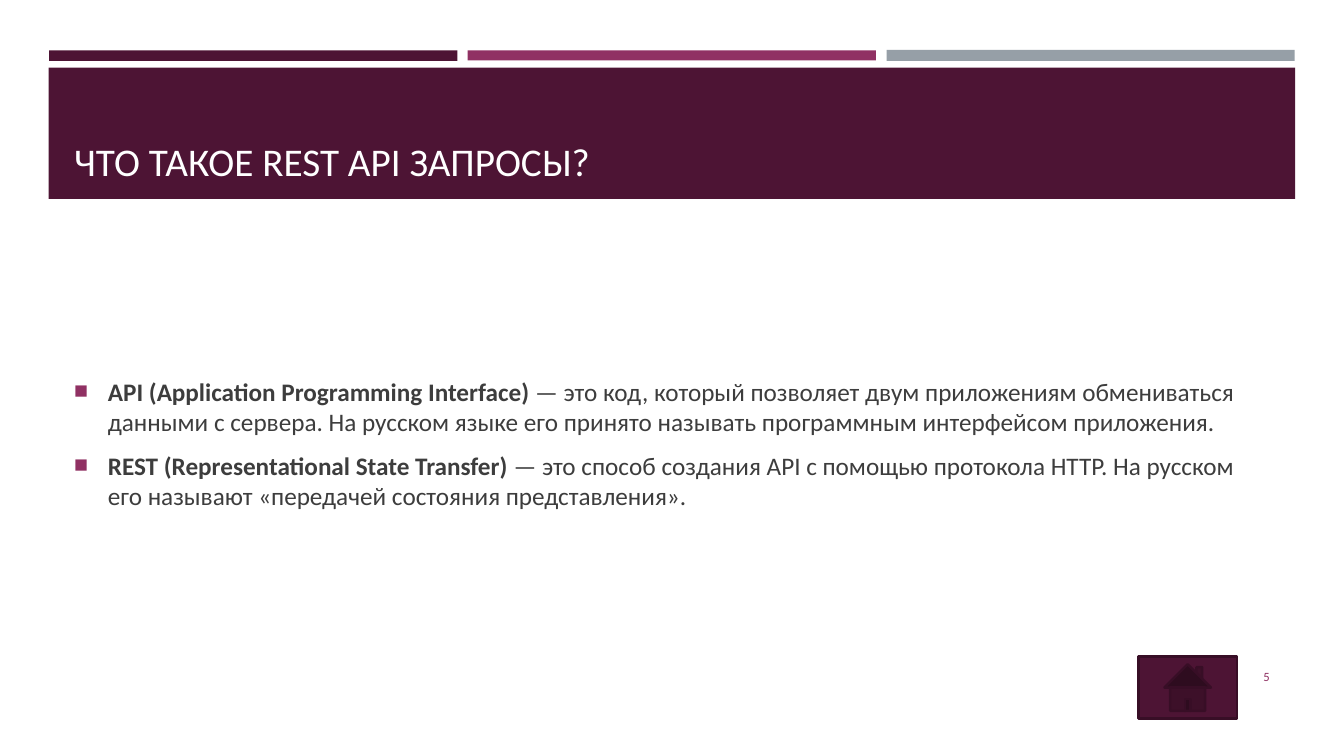
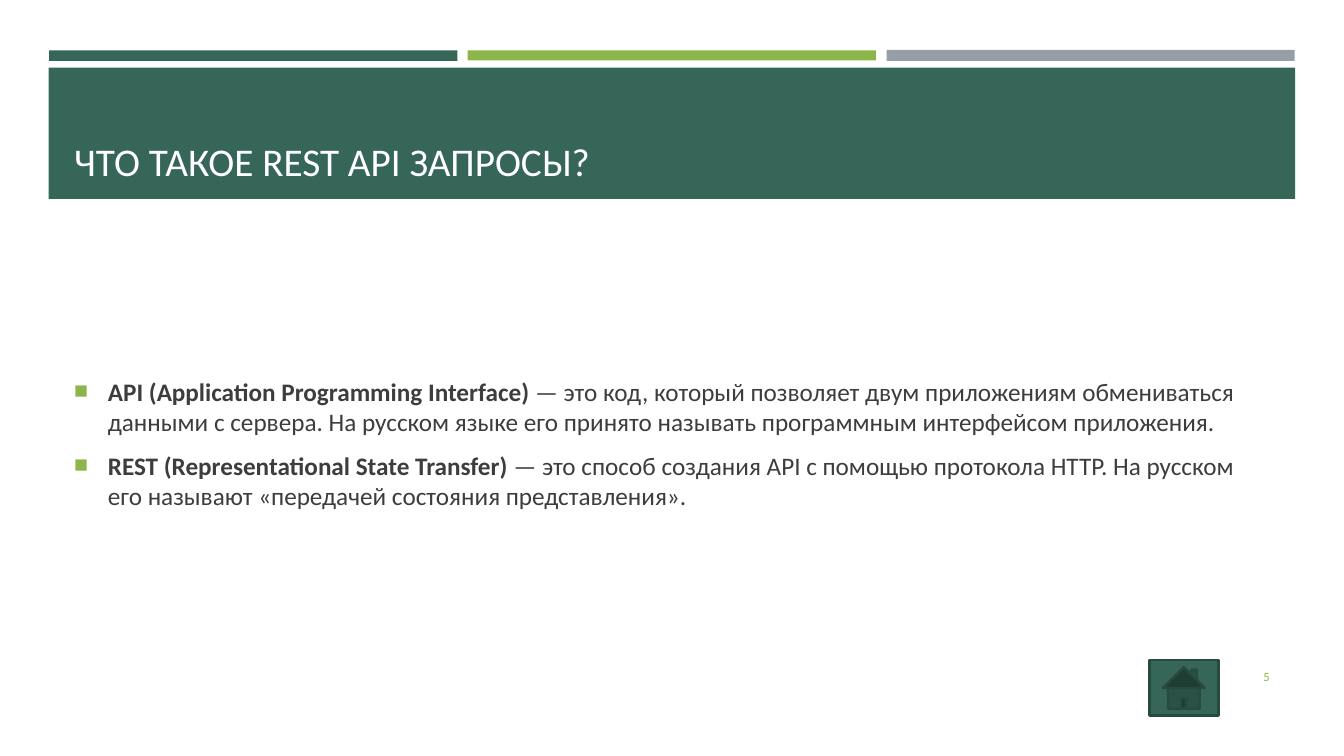
Before and after one commit to von1001/Hotels_NJS, a slide deck: slide 5 of Hotels.pptx. Drawn at 1344x756 pixels with LibreOffice and Linux fonts; fonts in the diff are those of the drawing. Boxes give left, top, right and bottom in pixels: in the first picture for what was removed or moved away, otherwise in the second. Text is boxed around its words. In the diff, an @@ line names an element or a change of style, - is before the commit and + after.

```diff
--- a/Hotels.pptx
+++ b/Hotels.pptx
@@ rectangle at (x1=49, y1=50, x2=458, y2=60): fill #4D1434 to #366658 @@
@@ rectangle at (x1=468, y1=50, x2=876, y2=60): fill #903163 to #8CB64A @@
@@ rectangle at (x1=48, y1=68, x2=1296, y2=199): fill #4D1434 to #366658 @@
@@ text "API (Application Programming Interface) — ..." at (x1=108, y1=382, x2=1234, y2=509): bullet colour #903163 to #8CB64A @@
@@ page number at (x1=1263, y1=673, x2=1269, y2=681): text colour #903163 to #8CB64A @@
@@ action button home resized from (x1=1138, y1=656, x2=1237, y2=719) to (x1=1149, y1=660, x2=1218, y2=716) @@
@@ action button home at (x1=1149, y1=660, x2=1218, y2=716): fill #4D1434 to #366658; outline #390F26 1.75 pt to #284B41 1.75 pt @@
```
Also in this commit, not shown: 10 other slides changed, 1 slide added, 15 other files.
